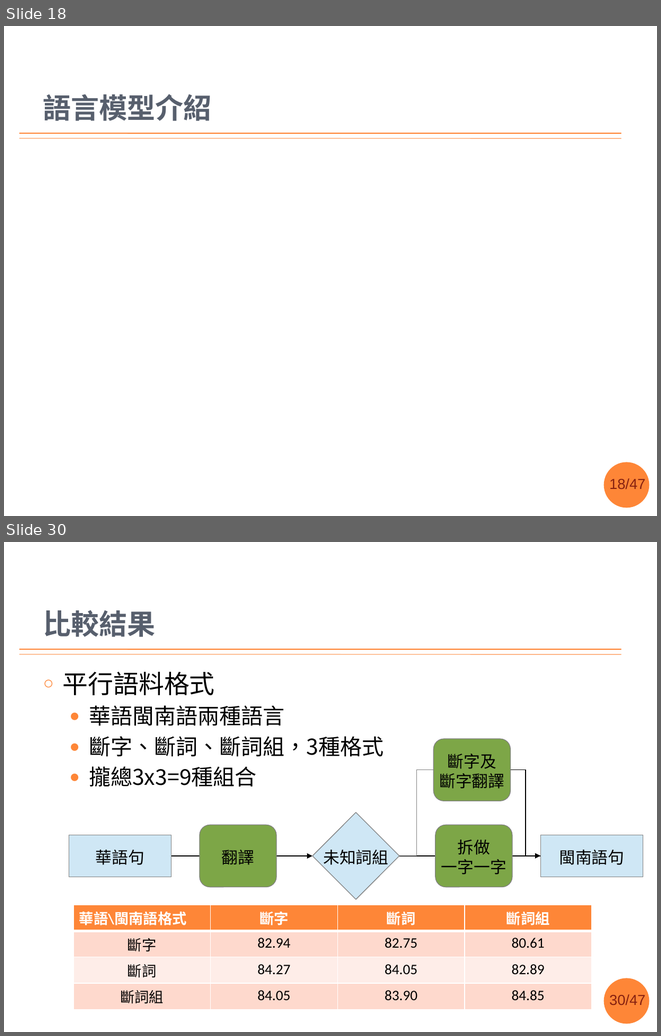
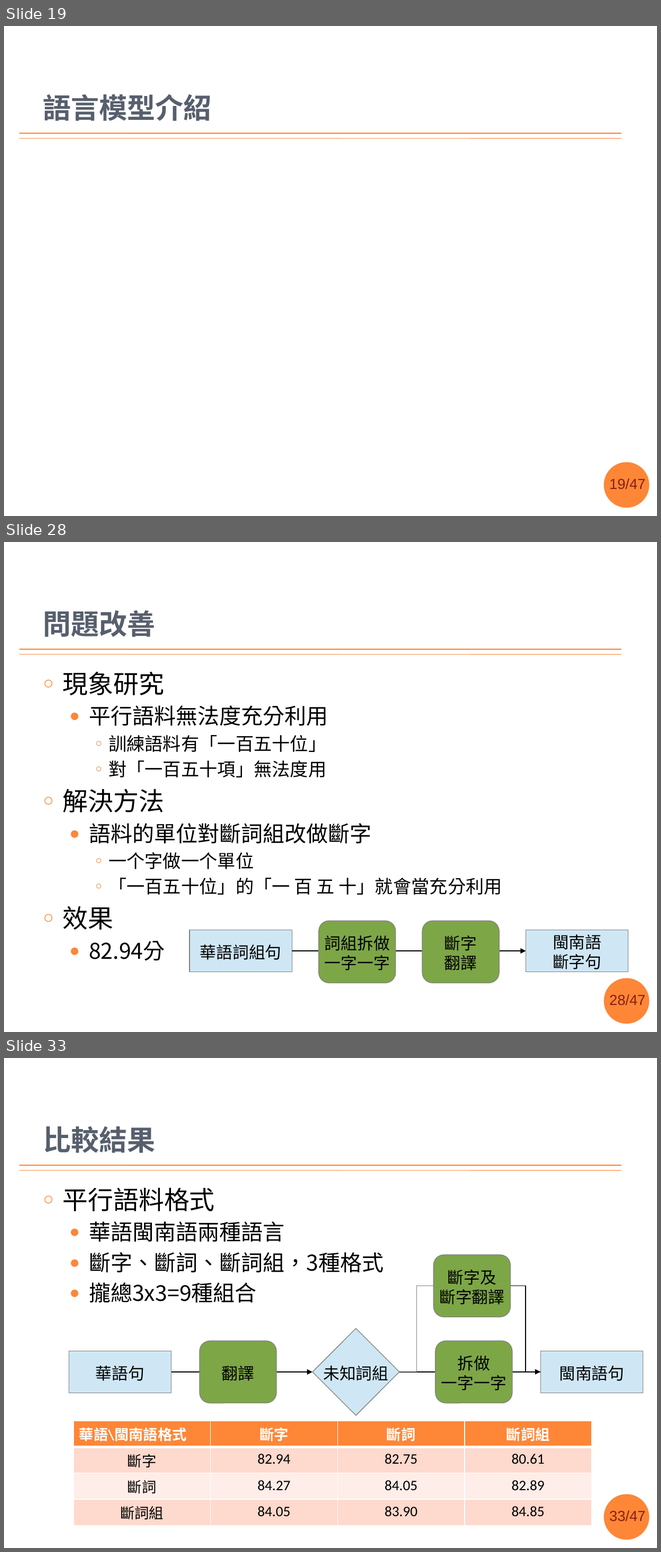
Before and after one commit to sih4sing5hong5/po3-ko3_tau5-iann2-phinn3, a slide deck: 翻譯報告.pptx. Shown one above the other, each under a label of ours: slides 18 and 30 before the commit, slides 19, 28 and 33 after it; the slides between them are not shown. The pictures are 661x1036 and 661x1552 pixels, drawn with LibreOffice and Linux fonts; fonts in the diff are those of the drawing; grey boxes stand for pictures; background and template pictures are left out. Boxes give left, top, right and bottom in pixels: in the first picture for what was removed or moved away, otherwise in the second. Text is boxed around its words. In the diff, an @@ line names an element or a change of style, - is before the commit and + after.

```diff
--- a/翻譯報告.pptx
+++ b/翻譯報告.pptx
@@ slide 28 added at (4,542,657,1032), background #FFFFFF; not listed: 4 template elements that a slide beside it also shows @@
@@ title added at (43,610,156,637), 31 pt, text #575F6D, bold @@
+問題改善
@@ text added at (63,671,502,961), 20 pt, text #000000 @@
+○ 現象研究
+  ● 平行語料無法度充分利用
+    ○ 訓練語料有「一百五十位」
+    ○ 對「一百五十項」無法度用
+○ 解決方法
+  ● 語料的單位對斷詞組改做斷字
+    ○ 一个字做一个單位
+    ○ 「一百五十位」的「一 百 五 十」就會當充分利用
+○ 效果
+  ● 82.94分
@@ group added at (190,921,628,983): 2 rectangles, 2 rounded rectangles, 1 arrow @@
+華語詞組句
+閩南語
+斷字句
+斷字
+翻譯
+詞組拆做
+一字一字
@@ what was slide 18 is now slide 19 @@
@@ page number at (609,478,645,489): text changed @@
-18/47
+19/47
@@ what was slide 30 is now slide 33 @@
@@ page number at (609,1510,645,1521): text changed @@
-30/47
+33/47
```
Also in this commit, not shown: 15 slides changed, 3 other slides added, 3 slides removed.
